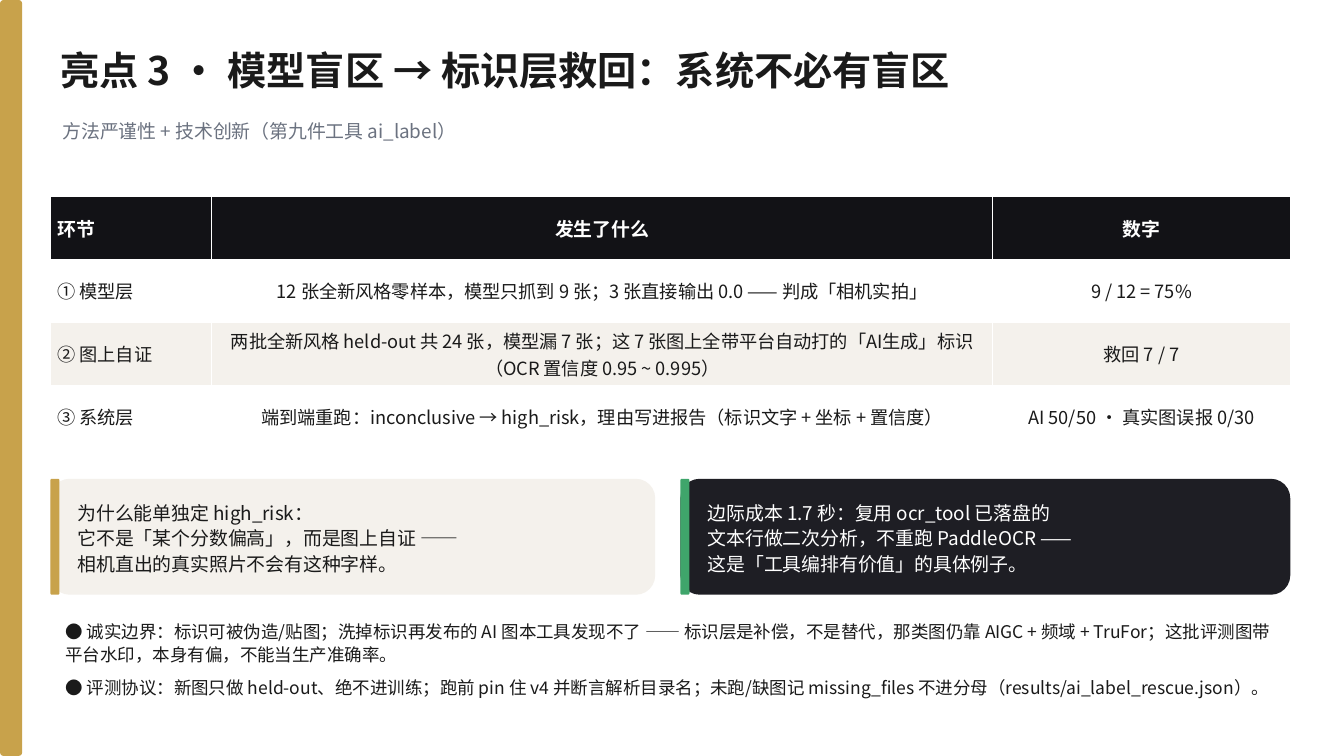
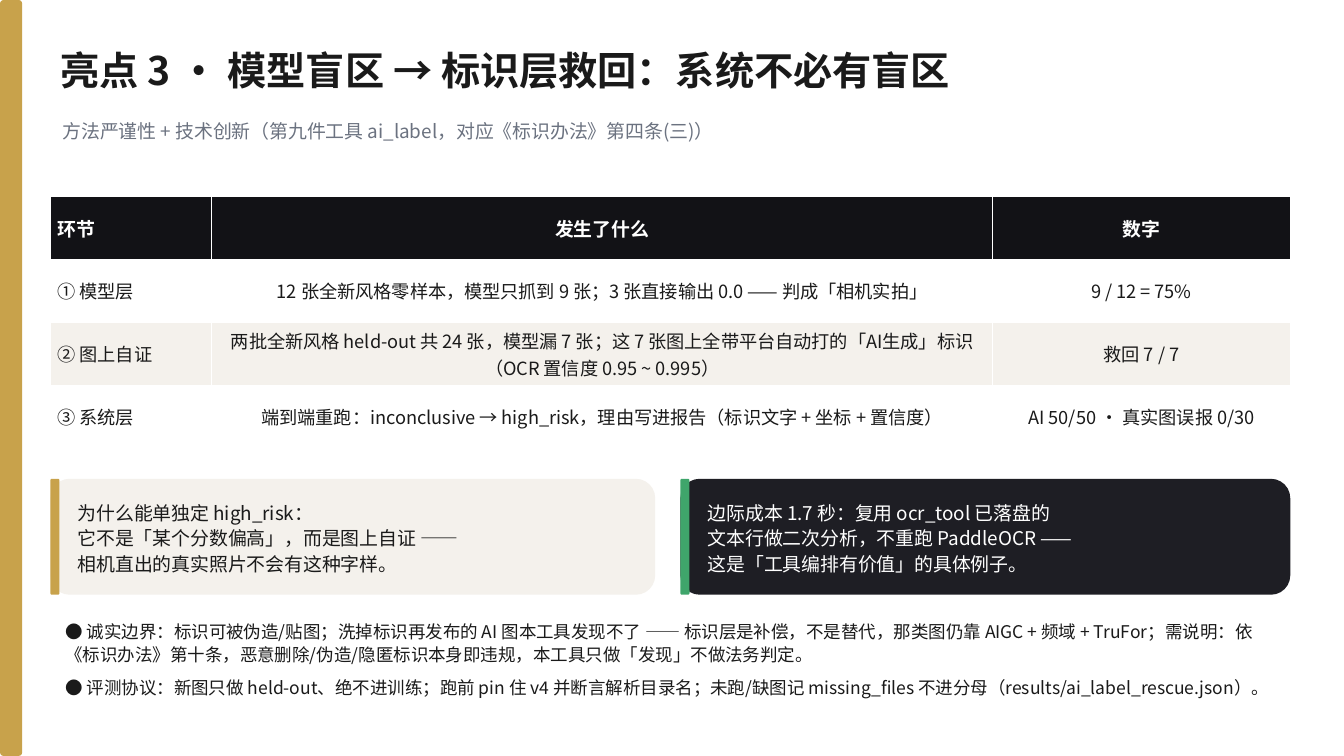
Before and after one commit to 566614/loreal-hackathon-beautyproof, a slide deck: slide 14 of docs/BeautyProof_答辩PPT.pptx. Drawn at 1344x756 pixels with LibreOffice and Linux fonts; fonts in the diff are those of the drawing. Boxes give left, top, right and bottom in pixels: in the first picture for what was removed or moved away, otherwise in the second. Text is boxed around its words. In the diff, an @@ line names an element or a change of style, - is before the commit and + after.

Commit message:
feat(ppt): 执行排序1-4——合规法条补强(标识办法+GB45438)+竞品共识转论证+A1-d平台/品牌方核验+商业数字换中国区；PV非评分项未刷量

```diff
--- a/docs/BeautyProof_答辩PPT.pptx
+++ b/docs/BeautyProof_答辩PPT.pptx
@@ text at (x1=62, y1=122, x2=714, y2=142): text changed @@
-方法严谨性 + 技术创新（第九件工具 ai_label）
+方法严谨性 + 技术创新（第九件工具 ai_label，对应《标识办法》第四条(三)）
@@ text at (x1=65, y1=623, x2=1253, y2=664): text changed @@
-● 诚实边界：标识可被伪造/贴图；洗掉标识再发布的 AI 图本工具发现不了 —— 标识层是补偿，不是替代，那类图仍靠 AIGC + 频域 + TruFor；这批评测图带平台水印，本身有偏，不能当生产准确率。
+● 诚实边界：标识可被伪造/贴图；洗掉标识再发布的 AI 图本工具发现不了 —— 标识层是补偿，不是替代，那类图仍靠 AIGC + 频域 + TruFor；需说明：依《标识办法》第十条，恶意删除/伪造/隐匿标识本身即违规，本工具只做「发现」不做法务判定。
```
Also in this commit, not shown: 5 other slides changed, 3 other files.
